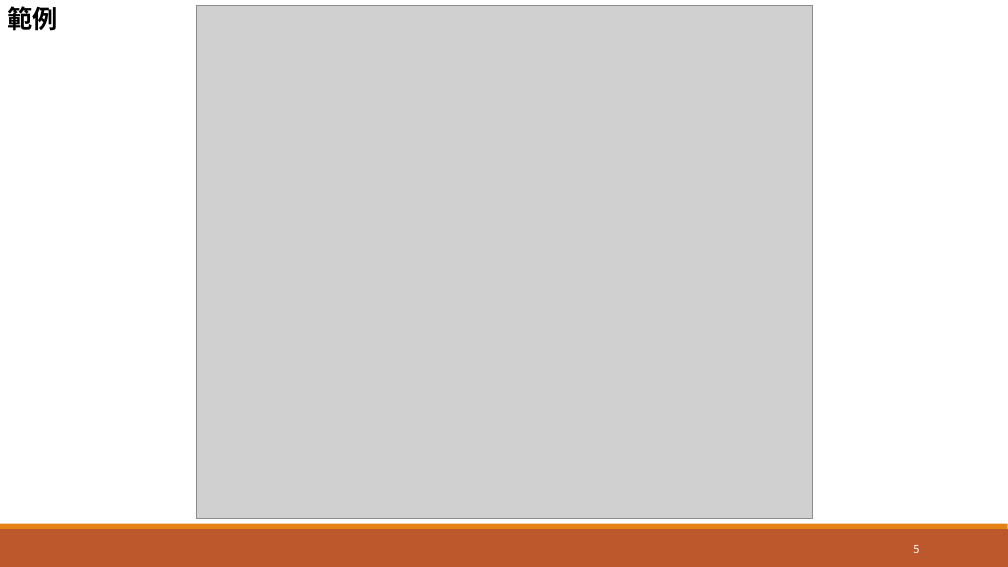
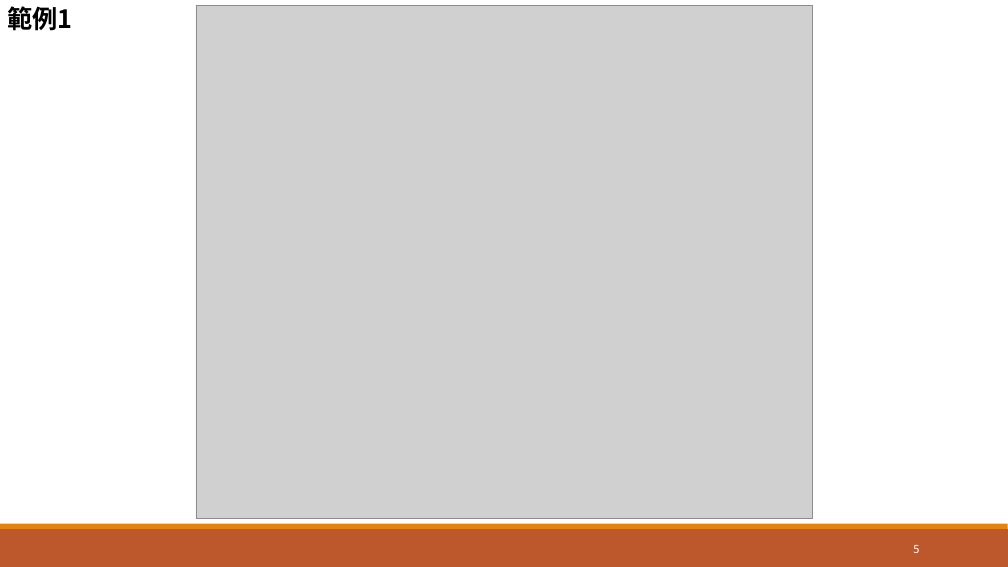
Before and after one commit to lihsin2000/epa2hydchart, a slide deck: slide 5 of 程式說明.pptx. Drawn at 1008x567 pixels with LibreOffice and Linux fonts; fonts in the diff are those of the drawing; grey boxes stand for pictures. Boxes give left, top, right and bottom in pixels: in the first picture for what was removed or moved away, otherwise in the second. Text is boxed around its words. In the diff, an @@ line names an element or a change of style, - is before the commit and + after.

```diff
--- a/程式說明.pptx
+++ b/程式說明.pptx
@@ text at bbox=[7, 6, 72, 31]: text changed @@
-範例
+範例1
```
Also in this commit, not shown: 1 other slide changed, 1 slide added, 1 other file.
